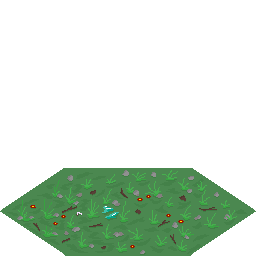
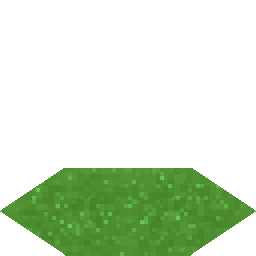
Layer changes from the first 256x256 image to the second:
added group "sol_super_2" (1st of 2) with 2 layers above "sol_plaine" over left=0, top=168, right=256, bottom=256
added layer "sol_super" (1st of 2, in "sol_super_2") (37%) in group "sol_super_2" over left=0, top=168, right=256, bottom=256
added layer "sol_super_2" (2nd of 2, in "sol_super_2") in group "sol_super_2" over left=0, top=168, right=256, bottom=256
renamed "sol_f1" to "sol_super", hid it, painted on it over left=0, top=168, right=256, bottom=256
